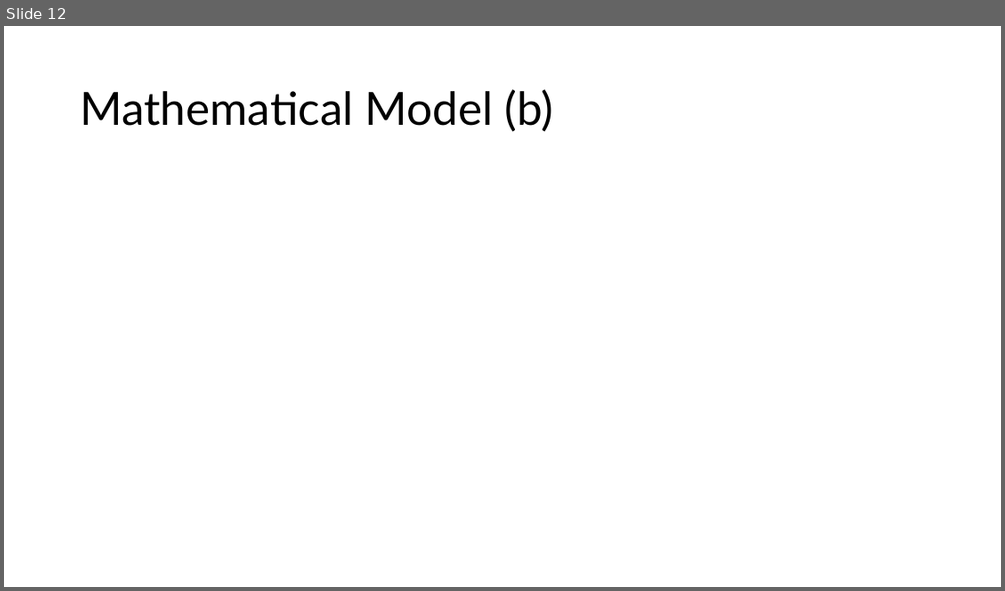
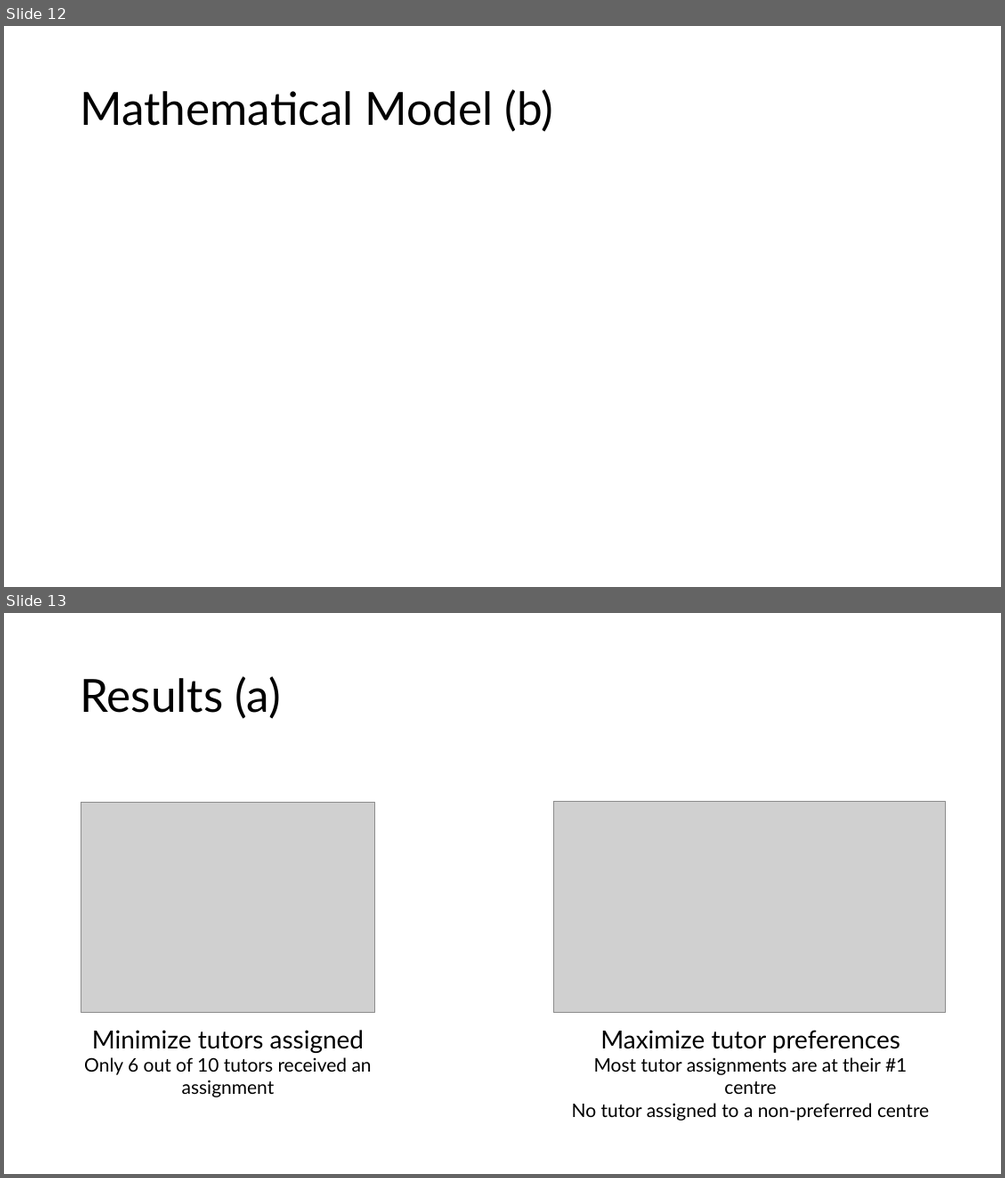
Before and after one commit to darrylteo/Technical-Test---Tutor-Student-Matching-Problem, a slide deck: test_presentation.pptx. Shown one above the other, each under a label of ours: slide 12 before the commit, slides 12 and 13 after it. The pictures are 1005x591 and 1005x1178 pixels, drawn with LibreOffice and Linux fonts; fonts in the diff are those of the drawing; grey boxes stand for pictures. Boxes give left, top, right and bottom in pixels: in the first picture for what was removed or moved away, otherwise in the second. Text is boxed around its words. In the diff, an @@ line names an element or a change of style, - is before the commit and + after.

```diff
--- a/test_presentation.pptx
+++ b/test_presentation.pptx
@@ slide 13 added at [4,613,1001,1174], background #FFFFFF @@
@@ title added at [80,676,281,719], 44 pt, text #000000 @@
+Results (a)
@@ picture added at [81,803,375,1013] @@
@@ picture added at [554,802,946,1013] @@
@@ text added at [84,1030,372,1075], 18 pt, text #000000 @@
+Minimize tutors assigned
+Only 6 out of 10 tutors received an assignment
@@ text added at [572,1030,929,1120], 18 pt, text #000000 @@
+Maximize tutor preferences
+Most tutor assignments are at their #1 centre
+No tutor assigned to a non-preferred centre
```
Also in this commit, not shown: 4 slides changed, 3 other slides added, 2 slides removed, 1 other file.
